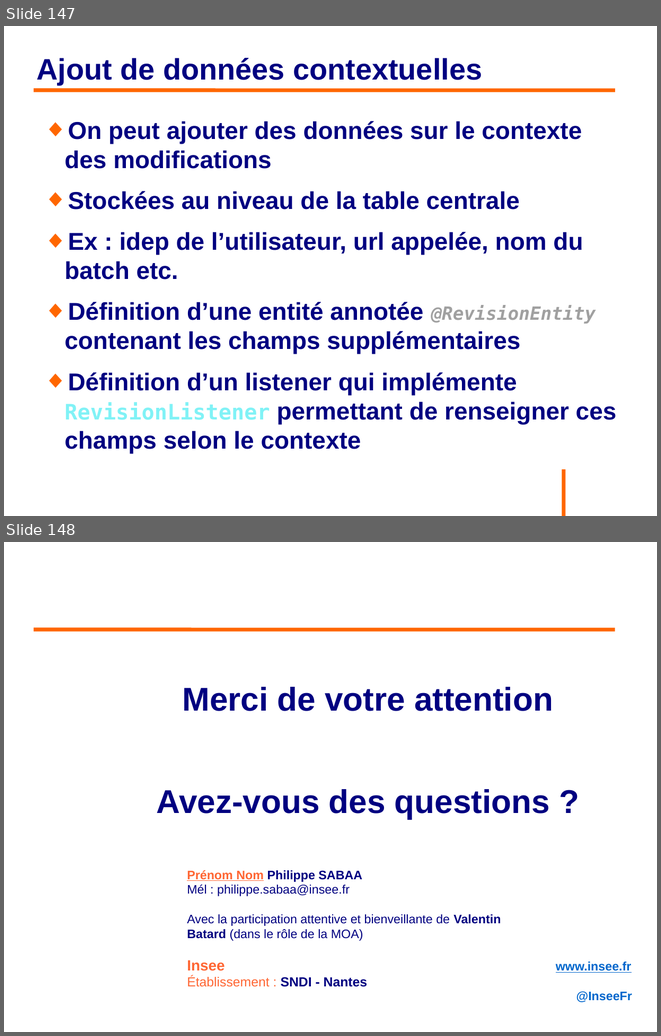
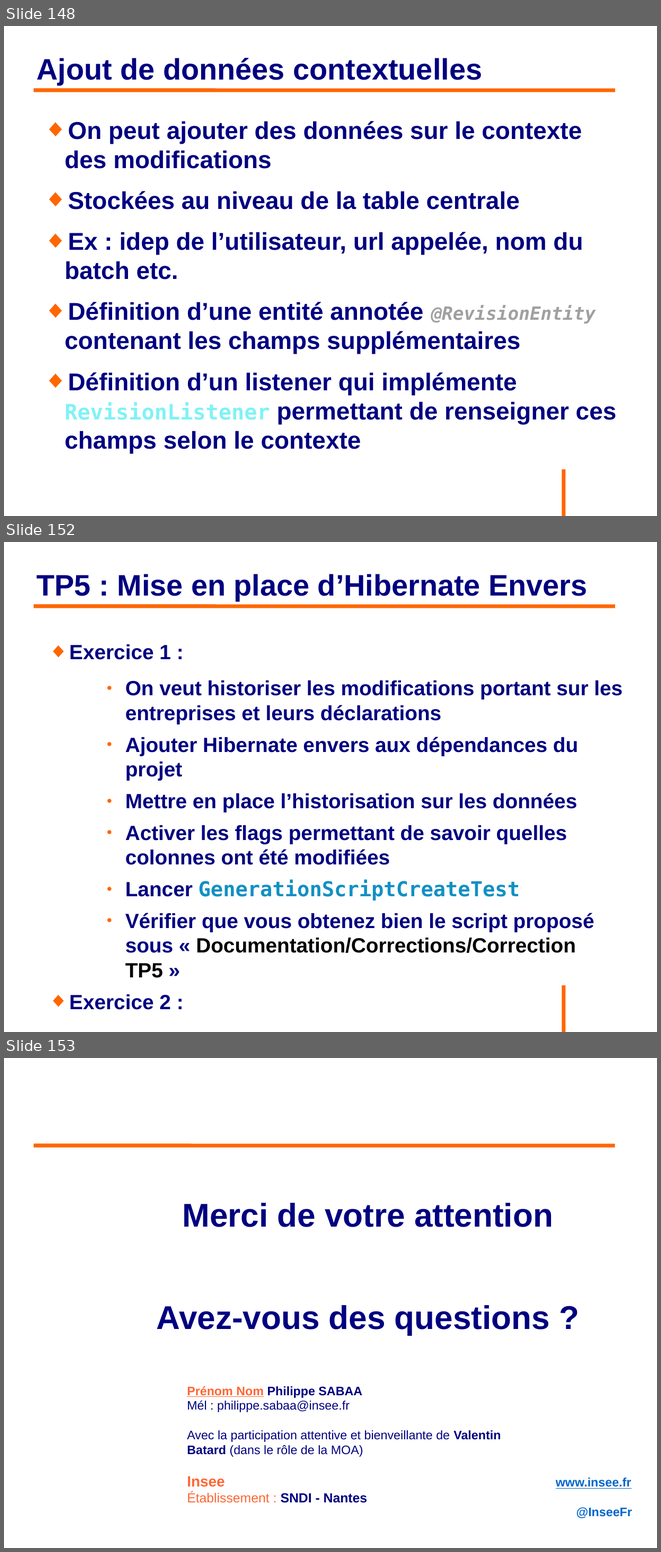
Before and after one commit to philphils/formation-hibernate-avancee, a slide deck: Documentation/diapo_formation_hibernate_avancee.odp. Shown one above the other, each under a label of ours: slides 147 and 148 before the commit, slides 148, 152 and 153 after it; the slides between them are not shown. The pictures are 661x1036 and 661x1552 pixels, drawn with LibreOffice and Linux fonts; fonts in the diff are those of the drawing; background and template pictures are left out. Boxes give left, top, right and bottom in pixels: in the first picture for what was removed or moved away, otherwise in the second. Text is boxed around its words. In the diff, an @@ line names an element or a change of style, - is before the commit and + after.

```diff
--- a/Documentation/diapo_formation_hibernate_avancee.odp
+++ b/Documentation/diapo_formation_hibernate_avancee.odp
@@ slide 152 added at (4,542,657,1032), background #FFFFFF; not listed: 1 template element that a slide beside it also shows @@
@@ title added at (37,574,588,601), 36 pt, text #000080, bold @@
+TP5 : Mise en place d’Hibernate Envers
@@ line added from (34, 606) to (616, 606), #FF6600 4.54 pt @@
@@ text added at (69,644,623,978), 25 pt, text #000080, bold @@
+◆ Exercice 1 :
+    ● On veut historiser les modifications portant sur les entreprises et leurs déclarations
+    ● Ajouter Hibernate envers aux dépendances du projet
+    ● Mettre en place l’historisation sur les données
+    ● Activer les flags permettant de savoir quelles colonnes ont été modifiées
+    ● Lancer GenerationScriptCreateTest
+    ● Vérifier que vous obtenez bien le script proposé sous « Documentation/Corrections/Correction TP5 »
+◆ Exercice 2 :
@@ what was slide 147 is now slide 148 @@
@@ what was slide 148 is now slide 153 @@
```
Also in this commit, not shown: 1 slide changed, 4 other slides added.
